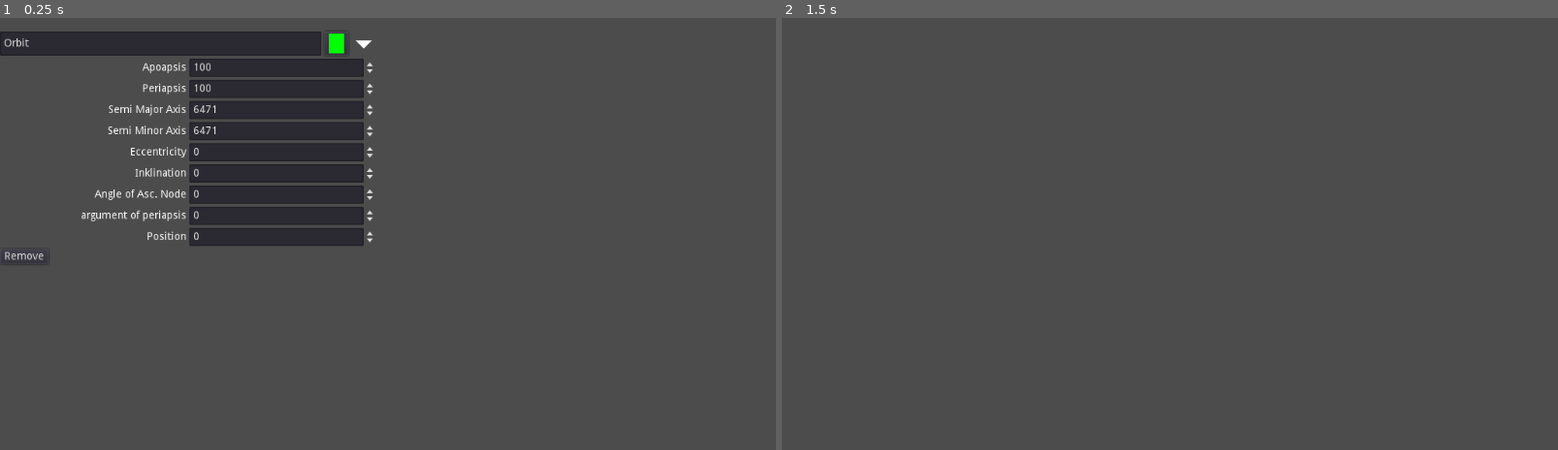
Above: before the commit, frames 1-2 (left to right).
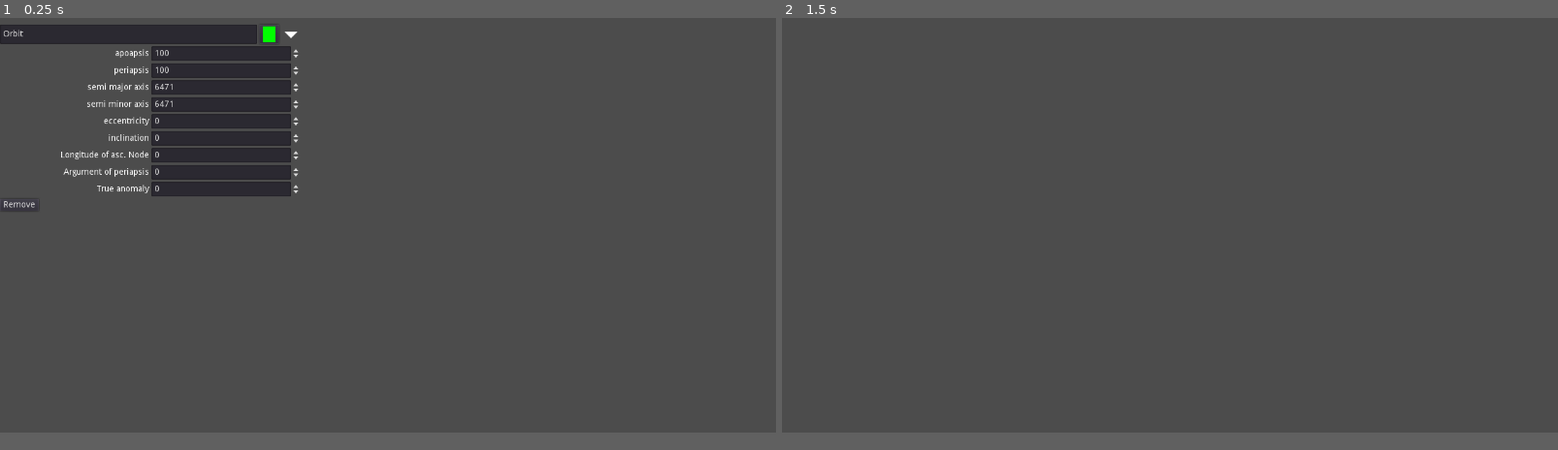
Above: after the commit, the same moments.

Repository: kontiko/Groundtrack
Game: Godot game, scene res://Scenes/Orbit_control.tscn
The game is run twice, just before and just after one commit, with the same random seed, the same clock (stepped at 60 frames per second) and the same inputs. This scene is started directly instead of the project's main scene.
Inputs (mouse positions are in pixels of both pictures, inside the frame that each line leads up to; where the layout moved, square brackets give the same spot in the first picture):
- Up to frame 1 (0.25 s): no input
- Up to frame 2 (1.5 s): click (1076, 35) [1146, 43] at 0.5 s; click "Remove" at 1.25 s
In our replay, the window is 800x468 before the commit and 800x450 after it. These sizes can differ from the game's own. Grey fills any space a smaller window leaves; there, only what the larger window draws over its background counts as a difference.

The runs differ from the first frame. In frame 1, 9.8% of the frame differs, in the area x 0-49%, y 1-57%; in frame 2, only the window size differs.

Commit message:
Added real time mapping

Diff:
--- a/Scenes/Main.tscn
+++ b/Scenes/Main.tscn
@@ -7,6 +7,8 @@
 [ext_resource path="res://Scenes/Earth_map.tscn" type="PackedScene" id=5]
 [ext_resource path="res://Scenes/Orbit.tscn" type="PackedScene" id=6]
 [ext_resource path="res://Scenes/Spatial.tscn" type="PackedScene" id=7]
+[ext_resource path="res://Scenes/Time_Ctrl.gd" type="Script" id=8]
+[ext_resource path="res://Scenes/SpinBox.tscn" type="PackedScene" id=9]
 
 [sub_resource type="GDScript" id=3]
 script/source = "extends Control
@@ -15,30 +17,37 @@
 # Declare member variables here. Examples:
 # var a = 2
 # var b = \"text\"
-
+var unix_time = Time.get_unix_time_from_system()
 var orbit_count = 0
 # Called when the node enters the scene tree for the first time.
 func _ready():
-	pass # Replace with function body.
+	$HSplitContainer/Left_Organize/Time_Container.set_time(unix_time)
+	$\"%3d_View\".set_sun_angle(unix_time)
 
 func _process(delta):
 	if not $HSplitContainer/View_Container/HBoxContainer/TextureButton.pressed:
 		return
-	var time = delta*1000
+	var time = delta*500.0
+	time_step(time)
+
+
+func time_step(time):
+	unix_time += time
+	$\"%3d_View\".set_sun_angle(unix_time)
+	$HSplitContainer/Left_Organize/Time_Container.set_time(unix_time)
 	for orbit in $\"%Orbit_Container\".get_children():
-		orbit.update_postion(time)
+		orbit.update_postion(unix_time)
 		var orbit_3d = $\"%3d_View\".find_node(orbit.name, true, false)
-		orbit_3d.set_preview(orbit.get_pos())
+		orbit_3d.set_preview(orbit.pos)
 		$\"%2D_View\".show_satelite(orbit.name,orbit.current_pos_2d(),orbit.color)
-# Called every frame. 'delta' is the elapsed time since the previous frame.
-#func _process(delta):
-#	pass
+
+
 func changed_orbit(name):
 	var orbit_conf = $\"%Orbit_Container\".find_node(name, true, false)
 	var orbit_3d = $\"%3d_View\".find_node(name, true, false)
 	orbit_3d.mesh = orbit_conf.mesh
 	orbit_3d.points = orbit_conf.points
-	orbit_3d.set_preview(orbit_conf.get_pos())
+	orbit_3d.set_preview(orbit_conf.pos)
 	var points = orbit_conf.calc_groundpath()
 	$\"%2D_View\".update_orbit(name,orbit_conf.color,points)
 	$\"%2D_View\".show_satelite(name,orbit_conf.current_pos_2d(),orbit_conf.color)
@@ -56,21 +65,22 @@
 	$\"%Orbit_Container\".add_child(ctrl)
 	ctrl.connect(\"changed\",self,\"changed_orbit\")
 	ctrl.connect(\"delete\",self,\"orbit_delete\")
+	ctrl.time = unix_time
+	ctrl.last_orbit = unix_time
 	var mesh = Orbit_3D.instance()
 	mesh.mesh = ctrl.mesh
 	mesh.points = ctrl.points
 	mesh.name = ctrl.name
-	mesh.set_preview(ctrl.get_pos())
+	mesh.set_preview(ctrl.pos)
 	$\"%3d_View\".add_child(mesh)
 	var points = ctrl.calc_groundpath()
 	$\"%2D_View\".update_orbit(ctrl.name,Color.cyan,points)
 
 
-
-
-
-func cal_pos_2d(coordinates):
-	pass
+func _on_Time_Container_time_changed(time):
+	var delta_t = float(time)-unix_time
+	time_step(delta_t)
+
 
 "
 
@@ -141,28 +151,108 @@
 anchor_bottom = 1.0
 
 [node name="Left_Organize" type="VBoxContainer" parent="HSplitContainer"]
-margin_right = 509.0
-margin_bottom = 600.0
+margin_right = 637.0
+margin_bottom = 720.0
 size_flags_horizontal = 3
 
+[node name="Time_Container" type="HBoxContainer" parent="HSplitContainer/Left_Organize"]
+margin_right = 637.0
+margin_bottom = 43.0
+script = ExtResource( 8 )
+
+[node name="Year" parent="HSplitContainer/Left_Organize/Time_Container" instance=ExtResource( 9 )]
+margin_right = 86.0
+margin_bottom = 43.0
+max_value = 3000.0
+
+[node name="Label" type="Label" parent="HSplitContainer/Left_Organize/Time_Container"]
+margin_left = 89.0
+margin_top = -1.0
+margin_right = 104.4
+margin_bottom = 42.4
+theme = ExtResource( 3 )
+custom_fonts/font = SubResource( 1 )
+text = "-"
+
+[node name="Month" parent="HSplitContainer/Left_Organize/Time_Container" instance=ExtResource( 9 )]
+margin_left = 107.0
+margin_right = 193.0
+margin_bottom = 43.0
+
+[node name="Label2" type="Label" parent="HSplitContainer/Left_Organize/Time_Container"]
+margin_left = 196.0
+margin_top = -1.0
+margin_right = 211.4
+margin_bottom = 42.4
+theme = ExtResource( 3 )
+custom_fonts/font = SubResource( 1 )
+text = "-"
+
+[node name="Day" parent="HSplitContainer/Left_Organize/Time_Container" instance=ExtResource( 9 )]
+margin_left = 214.0
+margin_right = 300.0
+margin_bottom = 43.0
+
+[node name="Label5" type="Label" parent="HSplitContainer/Left_Organize/Time_Container"]
+margin_left = 303.0
+margin_top = -1.0
+margin_right = 316.4
+margin_bottom = 42.4
+theme = ExtResource( 3 )
+custom_fonts/font = SubResource( 1 )
+text = " "
+
+[node name="Hour" parent="HSplitContainer/Left_Organize/Time_Container" instance=ExtResource( 9 )]
+margin_left = 319.0
+margin_right = 405.0
+margin_bottom = 43.0
+
+[node name="Label3" type="Label" parent="HSplitContainer/Left_Organize/Time_Container"]
+margin_left = 408.0
+margin_top = -1.0
+margin_right = 422.4
+margin_bottom = 42.4
+theme = ExtResource( 3 )
+custom_fonts/font = SubResource( 1 )
+text = ":"
+
+[node name="Minute" parent="HSplitContainer/Left_Organize/Time_Container" instance=ExtResource( 9 )]
+margin_left = 425.0
+margin_right = 511.0
+margin_bottom = 43.0
+
+[node name="Label4" type="Label" parent="HSplitContainer/Left_Organize/Time_Container"]
+margin_left = 514.0
+margin_top = -1.0
+margin_right = 528.4
+margin_bottom = 42.4
+theme = ExtResource( 3 )
+custom_fonts/font = SubResource( 1 )
+text = ":"
+
+[node name="Second" parent="HSplitContainer/Left_Organize/Time_Container" instance=ExtResource( 9 )]
+margin_left = 531.0
+margin_right = 617.0
+margin_bottom = 43.0
+
 [node name="Label" type="Label" parent="HSplitContainer/Left_Organize"]
-margin_top = -1.0
-margin_right = 509.0
-margin_bottom = 42.4
+margin_top = 45.0
+margin_right = 637.0
+margin_bottom = 88.4
 theme = ExtResource( 3 )
 custom_fonts/font = SubResource( 1 )
 text = "Orbits"
 
 [node name="Orbit_Container" type="VBoxContainer" parent="HSplitContainer/Left_Organize"]
 unique_name_in_owner = true
-margin_top = 46.0
-margin_right = 509.0
-margin_bottom = 46.0
+margin_top = 92.0
+margin_right = 637.0
+margin_bottom = 92.0
 
 [node name="Add_orbit_Button" type="Button" parent="HSplitContainer/Left_Organize"]
-margin_top = 49.0
+margin_top = 95.0
 margin_right = 115.0
-margin_bottom = 82.0
+margin_bottom = 128.0
 grow_horizontal = 2
 grow_vertical = 2
 size_flags_horizontal = 0
@@ -170,13 +260,13 @@
 text = "Add Orbit"
 
 [node name="View_Container" type="VBoxContainer" parent="HSplitContainer"]
-margin_left = 515.0
-margin_right = 1024.0
-margin_bottom = 600.0
+margin_left = 643.0
+margin_right = 1280.0
+margin_bottom = 720.0
 size_flags_horizontal = 3
 
 [node name="HBoxContainer" type="HBoxContainer" parent="HSplitContainer/View_Container"]
-margin_right = 509.0
+margin_right = 637.0
 margin_bottom = 33.0
 
 [node name="TextureButton" type="TextureButton" parent="HSplitContainer/View_Container/HBoxContainer"]
@@ -245,8 +335,8 @@
 
 [node name="TabContainer" type="TabContainer" parent="HSplitContainer/View_Container"]
 margin_top = 36.0
-margin_right = 509.0
-margin_bottom = 600.0
+margin_right = 637.0
+margin_bottom = 720.0
 size_flags_horizontal = 3
 size_flags_vertical = 3
 theme = ExtResource( 3 )
@@ -263,7 +353,7 @@
 script = SubResource( 2 )
 
 [node name="Viewport" type="Viewport" parent="HSplitContainer/View_Container/TabContainer/3D View"]
-size = Vector2( 501, 519 )
+size = Vector2( 629, 639 )
 handle_input_locally = false
 render_target_update_mode = 3
 
@@ -281,7 +371,7 @@
 stretch = true
 
 [node name="Viewport" type="Viewport" parent="HSplitContainer/View_Container/TabContainer/2D View"]
-size = Vector2( 501, 519 )
+size = Vector2( 629, 639 )
 size_override_stretch = true
 handle_input_locally = false
 hdr = false
@@ -291,4 +381,11 @@
 [node name="2D_View" parent="HSplitContainer/View_Container/TabContainer/2D View/Viewport" instance=ExtResource( 5 )]
 unique_name_in_owner = true
 
+[connection signal="time_changed" from="HSplitContainer/Left_Organize/Time_Container" to="." method="_on_Time_Container_time_changed"]
+[connection signal="value_changed" from="HSplitContainer/Left_Organize/Time_Container/Year" to="HSplitContainer/Left_Organize/Time_Container" method="_on_Year_value_changed"]
+[connection signal="value_changed" from="HSplitContainer/Left_Organize/Time_Container/Month" to="HSplitContainer/Left_Organize/Time_Container" method="_on_Month_value_changed"]
+[connection signal="value_changed" from="HSplitContainer/Left_Organize/Time_Container/Day" to="HSplitContainer/Left_Organize/Time_Container" method="_on_Day_value_changed"]
+[connection signal="value_changed" from="HSplitContainer/Left_Organize/Time_Container/Hour" to="HSplitContainer/Left_Organize/Time_Container" method="_on_Hour_value_changed"]
+[connection signal="value_changed" from="HSplitContainer/Left_Organize/Time_Container/Minute" to="HSplitContainer/Left_Organize/Time_Container" method="_on_Minute_value_changed"]
+[connection signal="value_changed" from="HSplitContainer/Left_Organize/Time_Container/Second" to="HSplitContainer/Left_Organize/Time_Container" method="_on_Second_value_changed"]
 [connection signal="pressed" from="HSplitContainer/Left_Organize/Add_orbit_Button" to="." method="_on_Add_orbit_Button_pressed"]
--- a/Scenes/Orbit_control.tscn
+++ b/Scenes/Orbit_control.tscn
@@ -52,7 +52,7 @@
 margin_right = 246.0
 margin_bottom = 19.0
 size_flags_horizontal = 3
-text = "Apoapsis"
+text = "apoapsis"
 align = 2
 
 [node name="apo_in" type="SpinBox" parent="Configs"]
@@ -68,7 +68,7 @@
 margin_right = 246.0
 margin_bottom = 47.0
 size_flags_horizontal = 3
-text = "Periapsis"
+text = "periapsis"
 align = 2
 
 [node name="peri_in" type="SpinBox" parent="Configs"]
@@ -85,7 +85,7 @@
 margin_right = 246.0
 margin_bottom = 75.0
 size_flags_horizontal = 3
-text = "Semi Major Axis"
+text = "semi major axis"
 align = 2
 
 [node name="major_in" type="SpinBox" parent="Configs"]
@@ -102,7 +102,7 @@
 margin_right = 246.0
 margin_bottom = 103.0
 size_flags_horizontal = 3
-text = "Semi Minor Axis"
+text = "semi minor axis"
 align = 2
 
 [node name="minor_in" type="SpinBox" parent="Configs"]
@@ -119,7 +119,7 @@
 margin_right = 246.0
 margin_bottom = 131.0
 size_flags_horizontal = 3
-text = "Eccentricity"
+text = "eccentricity"
 align = 2
 
 [node name="Ecc_in" type="SpinBox" parent="Configs"]
@@ -136,7 +136,7 @@
 margin_right = 246.0
 margin_bottom = 159.0
 size_flags_horizontal = 3
-text = "Inklination"
+text = "inclination"
 align = 2
 
 [node name="Incl_in" type="SpinBox" parent="Configs"]
@@ -154,7 +154,7 @@
 margin_right = 246.0
 margin_bottom = 187.0
 size_flags_horizontal = 3
-text = "Angle of Asc. Node"
+text = "Longitude of asc. Node"
 align = 2
 
 [node name="aoa_in" type="SpinBox" parent="Configs"]
@@ -171,7 +171,7 @@
 margin_right = 246.0
 margin_bottom = 215.0
 size_flags_horizontal = 3
-text = "argument of periapsis"
+text = "Argument of periapsis"
 align = 2
 
 [node name="aop_in" type="SpinBox" parent="Configs"]
@@ -188,7 +188,7 @@
 margin_right = 246.0
 margin_bottom = 243.0
 size_flags_horizontal = 3
-text = "Position"
+text = "True anomaly"
 align = 2
 
 [node name="pos_in" type="SpinBox" parent="Configs"]
--- a/Scenes/Spatial.tscn
+++ b/Scenes/Spatial.tscn
@@ -28,6 +28,16 @@
 
 func rotate_by(x,y):
 	$Camera_helper.rotation_degrees = $Camera_helper.rotation_degrees + Vector3(x,y,0)
+
+func set_sun_angle(unix):
+	var dt = fposmod(unix-PlanetInfo.solstice_unix_offset,PlanetInfo.period)
+	var angle = 360*dt/PlanetInfo.period
+	var time = Time.get_time_dict_from_unix_time(unix)
+	var earth_rot = (float(time.hour)/24.0
+					+float(time.minute)/1440.0
+					+float(time.second)/86400)*360
+	$Earth.rotation_degrees.y = angle + earth_rot
+	$Tilt/Sun_orbit.rotation_degrees.y = angle
 "
 
 [sub_resource type="SphereMesh" id=2]
@@ -54,12 +64,12 @@
 material/0 = SubResource( 3 )
 
 [node name="Tilt" type="Spatial" parent="."]
-transform = Transform( 0.920505, -0.390731, 0, 0.390731, 0.920505, 0, 0, 0, 1, 0, 0, 0 )
+transform = Transform( 0.920505, 0.390731, 0, -0.390731, 0.920505, 0, 0, 0, 1, 0, 0, 0 )
 
-[node name="Camera_helper2" type="Spatial" parent="Tilt"]
+[node name="Sun_orbit" type="Spatial" parent="Tilt"]
 transform = Transform( -4.37114e-08, 0, 1, 0, 1, 0, -1, 0, -4.37114e-08, 0, 0, 0 )
 
-[node name="DirectionalLight" type="DirectionalLight" parent="Tilt/Camera_helper2"]
+[node name="DirectionalLight" type="DirectionalLight" parent="Tilt/Sun_orbit"]
 transform = Transform( 1, 0, 0, 0, 1, 0, 0, 0, 1, 0, 0, 30 )
 
 [node name="Camera_helper" type="Spatial" parent="."]
--- /dev/null
+++ b/Scenes/SpinBox.tscn
@@ -0,0 +1,8 @@
+[gd_scene load_steps=2 format=2]
+
+[ext_resource path="res://custom_spin_box.gd" type="Script" id=1]
+
+[node name="SpinBox" type="SpinBox"]
+margin_right = 74.0
+margin_bottom = 24.0
+script = ExtResource( 1 )
--- /dev/null
+++ b/Scenes/Time_Ctrl.gd
@@ -0,0 +1,86 @@
+extends HBoxContainer
+
+
+# Declare member variables here. Examples:
+# var a = 2
+# var b = "text"
+signal time_changed(time)
+var time = 0.0
+# Called when the node enters the scene tree for the first time.
+func _ready():
+	pass # Replace with function body.
+var days_in_month
+
+func set_time(unix):
+	time = unix
+	update_display()
+
+# Called every frame. 'delta' is the elapsed time since the previous frame.
+#func _process(delta):
+#	pass
+func update_display():
+	var time_dict = Time.get_datetime_dict_from_unix_time(int(time))
+	$Year.set_value_code(time_dict.year)
+	$Month.set_value_code(time_dict.month)
+	$Day.set_value_code(time_dict.day)
+	$Hour.set_value_code(time_dict.hour)
+	$Minute.set_value_code(time_dict.minute)
+	$Second.set_value_code(time_dict.second)
+
+func _on_Year_value_changed(value):
+	var date_time = Time.get_datetime_dict_from_unix_time(int(time))
+	date_time.year = value
+	time = correct_day_of_month(date_time)
+	emit_signal("time_changed",time)
+	update_display()
+
+
+func _on_Month_value_changed(value):
+	var date_time = Time.get_datetime_dict_from_unix_time(int(time))
+	print(int(value))
+	date_time.month = value
+	if value>12:
+		date_time.year += 1
+		date_time.month = 1
+	time = correct_day_of_month(date_time)
+	emit_signal("time_changed",time)
+	update_display()
+
+
+func _on_Day_value_changed(value):
+	var current_day = Time.get_datetime_dict_from_unix_time(int(time)).day
+	time = time + (value-current_day)*86400
+	emit_signal("time_changed",time)
+
+func _on_Hour_value_changed(value):
+	print("Hello")
+	var current_hour = Time.get_datetime_dict_from_unix_time(int(time)).hour
+	print(value-current_hour)
+	time = time + (value-current_hour)*3600
+	print(current_hour)
+	emit_signal("time_changed",time)
+
+func _on_Minute_value_changed(value):
+	print("Test")
+	var current_min = Time.get_datetime_dict_from_unix_time(int(time)).minute
+	time = time + (value-current_min)*60
+	emit_signal("time_changed",time)
+
+
+func _on_Second_value_changed(value):
+	var current_sec = Time.get_datetime_dict_from_unix_time(int(time)).second
+	time = time + (value-current_sec)
+	emit_signal("time_changed",time)
+
+func correct_day_of_month(date_dict):
+	var time = Time.get_unix_time_from_datetime_dict({"year":date_dict.year,
+													 "month":date_dict.month,
+													 "day":1,
+													 "hour":date_dict.hour,
+													 "minute":date_dict.minute,
+													 "second":date_dict.second,})
+	return time + 86400.0*(date_dict.day-1)
+
+
+func _on_Minute_changed():
+	pass # Replace with function body.
--- a/Scripts/Orbit_control.gd
+++ b/Scripts/Orbit_control.gd
@@ -17,12 +17,12 @@
 var incl = 0.0
 var aoa = 0.0
 var period = 0
-var time = 1.0
+var time = 0.0
+var last_orbit = 0.0
 var pos = 0
 var pos_offset = 0
 var delta_area = []
 var complete_area = 0.0
-
 var orbit_steps = 0.0
 
 func update_Mesh():
@@ -58,6 +58,7 @@
 	mesh = arr_mesh
 
 func calc_vec(angle: float):
+	angle = fposmod(angle+PI,2*PI)
 	var vec = Vector3(semi_major*sin(angle)/1000.0,0,semi_minor*cos(angle)/1000.0)
 	vec = vec-Vector3((semi_major-periapsis-reference_radius)/1000.0,0,0)
 	vec = vec.rotated(Vector3(0,1,0),aop/180.0*PI)
@@ -76,16 +77,10 @@
 #	pass
 
 
-func _on_TextureButton_toggled(button_pressed):
-	$Control/TextureButton.flip_v = button_pressed
-	$Configs.visible = button_pressed
-
-
-func _on_Button_pressed():
-	emit_signal("delete",name)
-	self.queue_free()
-
-
+
+################################################################################
+#Sync basic orbit config
+################################################################################
 func set_peri(per):
 	if per < apoapsis:
 		periapsis = per
@@ -134,6 +129,9 @@
 	apoapsis = semi_major + e*semi_major -reference_radius
 
 
+###############################################################################
+#Button Pressed actions
+###############################################################################
 func _on_apo_in_value_changed(value):
 	if value == (apoapsis):
 		return
@@ -147,29 +145,57 @@
 	set_peri(value)
 	changed()
 
-
-
-
 func _on_major_in_value_changed(value):
 	if value == (semi_major):
 		return
 	set_major(value)
 	changed()
 
-
 func _on_minor_in_value_changed(value):
 	if value == semi_minor:
 		return
 	set_minor(value)
 	changed()
 
-
 func _on_Ecc_in_value_changed(value):
 	if value == e:
 		return
 	set_e(value)
 	changed()
 
+func _on_ColorPickerButton_color_changed(color_in):
+	color = color_in
+	changed()
+
+func _on_aop_in_value_changed(value):
+	aop = value
+	changed()
+
+func _on_aoa_in_value_changed(value):
+	aoa = value
+	changed()
+	changed()
+
+func _on_Incl_in_value_changed(value):
+	incl = value
+	changed()
+
+func _on_TextureButton_toggled(button_pressed):
+	$Control/TextureButton.flip_v = button_pressed
+	$Configs.visible = button_pressed
+
+func _on_Button_pressed():
+	emit_signal("delete",name)
+	self.queue_free()
+
+func _on_pos_in_value_changed(value):
+	pos = int(value*point_count/360)
+	time = delta_area[pos]/complete_area*period
+	emit_signal("changed",name)
+
+###############################################################################
+#Update  Orbit parameters after one changed
+###############################################################################
 
 func changed():
 	$Configs/apo_in.value = apoapsis
@@ -183,33 +209,31 @@
 	emit_signal("changed",name)
 
 
-
-func _on_ColorPickerButton_color_changed(color_in):
-	color = color_in
-	changed()
-
-
-func _on_aop_in_value_changed(value):
-	aop = value
-	changed()
-
-
-func _on_aoa_in_value_changed(value):
-	aoa = value
-	changed()
-
-
-func _on_Incl_in_value_changed(value):
-	incl = value
-	changed()
-
-func update_postion(delta):
-	time += delta
-	if time > period:
-		orbit_steps += period/PlanetInfo.rotation_period*2*PI
+#Function run by Main to update position in real time
+func update_postion(unix):
+	time = unix
+	var changed = false
+	while last_orbit + period < unix:
+		changed = true
+		last_orbit += period
+	while last_orbit - period > unix:
+		changed = true
+		last_orbit -= period
+		#orbit_steps += period/PlanetInfo.rotation_period*2*PI
+	if changed:
 		emit_signal("changed",name)
-	time = fmod(time,period)
-	pos = searchpos(complete_area*float(time)/period)
+	pos = searchpos(complete_area*float(time-last_orbit)/period)
+	$Configs/pos_in.get_line_edit().text = str(pos*360.0/point_count)
+
+func orbit_step():
+	var dt = fposmod(last_orbit-PlanetInfo.solstice_unix_offset,PlanetInfo.period)
+	var angle = 2*PI*dt/PlanetInfo.period
+	var time_dict = Time.get_time_dict_from_unix_time(int(last_orbit))
+	var earth_rot = (float(time_dict.hour)/24.0
+					+float(time_dict.minute)/1440.0
+					+float(time_dict.second)/86400)*2*PI
+	return earth_rot + angle + PI/2
+#Find Current Positional index By Area gone with the helo of binary search
 func searchpos(area):
 	var start = 0
 	var end = len(delta_area)
@@ -223,19 +247,20 @@
 			start = probe_pos
 	return start
 
+#Calculate ground path
 func calc_groundpath():
 	var points_out = []
 	var points_in = points
 	for j in range(2):
 		for i in range(len(points)):
-			var ind_1 = (i + pos_offset)%point_count
-			var o_1 = (i + pos_offset)/point_count
-			var ind_2 = (i + 1 + pos_offset)%point_count
-			var o_2 = (i + 1 + pos_offset)/point_count
+			var ind_1 = (i )%point_count
+			var o_1 = (i )/point_count
+			var ind_2 = (i + 1 )%point_count
+			var o_2 = (i + 1 )/point_count
 			var p1 = to_2d(points[ind_1])
 			var p2 = to_2d(points[ind_2])
-			p1.x = p1.x + PlanetInfo.base_angle - (delta_area[ind_1]/complete_area+j+o_1)*period/PlanetInfo.rotation_period*2*PI - orbit_steps
-			p2.x = p2.x + PlanetInfo.base_angle - (delta_area[ind_2]/complete_area+j+o_2)*period/PlanetInfo.rotation_period*2*PI - orbit_steps
+			p1.x = p1.x + PlanetInfo.base_angle - (delta_area[ind_1]/complete_area+j+o_1)*period/PlanetInfo.rotation_period*2*PI - orbit_step()
+			p2.x = p2.x + PlanetInfo.base_angle - (delta_area[ind_2]/complete_area+j+o_2)*period/PlanetInfo.rotation_period*2*PI - orbit_step()
 			p2.x = fposmod(p2.x,2*PI)
 			p1.x = fposmod(p1.x,2*PI)
 			p1 = p1 * Vector2(1024.0/(2*PI),512.0/(PI))
@@ -249,22 +274,18 @@
 		low_res.append(points_out[i+point_steps-1])
 	return low_res
 
+#Calculate Lat,Lng, coordinates for Point by Normalizing the Vectors
 func to_2d(point):
 	var point_in  = point.normalized()
 	var lng = fposmod(atan2(point_in.x,point_in.z),2*PI)
 	var lat = -asin(point_in.y)
 	return Vector2(lng,lat)
 
+#Calculate Current Position of sattelite in Lat,Lng Coordinate Space
 func current_pos_2d():
-	var pos_2d = to_2d(points[get_pos()])
-	pos_2d.x += PlanetInfo.base_angle - (delta_area[get_pos()]/complete_area)*period/PlanetInfo.rotation_period*2*PI - orbit_steps
-	pos_2d.x += ((pos+pos_offset)/point_count)*period/PlanetInfo.rotation_period*2*PI
+	var pos_2d = to_2d(points[pos])
+	pos_2d.x += PlanetInfo.base_angle - (delta_area[pos]/complete_area)*period/PlanetInfo.rotation_period*2*PI - orbit_step()
+	pos_2d.x += ((pos)/point_count)*period/PlanetInfo.rotation_period*2*PI
 	pos_2d.x = fposmod(pos_2d.x,2*PI)
 	pos_2d = pos_2d * Vector2(1024.0/(2*PI),512.0/(PI))
 	return pos_2d
-
-func get_pos():
-	return (pos_offset+pos)%point_count
-
-func _on_pos_in_value_changed(value):
-	pos_offset = int(value*point_count/360)
--- a/Scripts/Planet_Info.gd
+++ b/Scripts/Planet_Info.gd
@@ -4,7 +4,8 @@
 var Mass = 5.9722e24
 const grav_const = 6.667e-11
 var base_angle = PI/2
-
+var period = 31558149.7635
+var solstice_unix_offset = 22869862.5345
 var rotation_period = 86164.0
 # Declare member variables here. Examples:
 # var a = 2
--- /dev/null
+++ b/custom_spin_box.gd
@@ -0,0 +1,16 @@
+extends SpinBox
+
+
+# Declare member variables here. Examples:
+# var a = 2
+# var b = "text"
+
+
+# Called when the node enters the scene tree for the first time.
+func _ready():
+	pass
+
+
+func set_value_code(val):
+	set_value_no_signal(val)
+	get_line_edit().text = str(self.value)
--- a/project.godot
+++ b/project.godot
@@ -20,6 +20,8 @@
 
 [display]
 
+window/size/width=1280
+window/size/height=720
 window/stretch/aspect="keep_width"
 
 [gui]
Not shown: 1 places in Scenes/Main.tscn that only renumber resources
